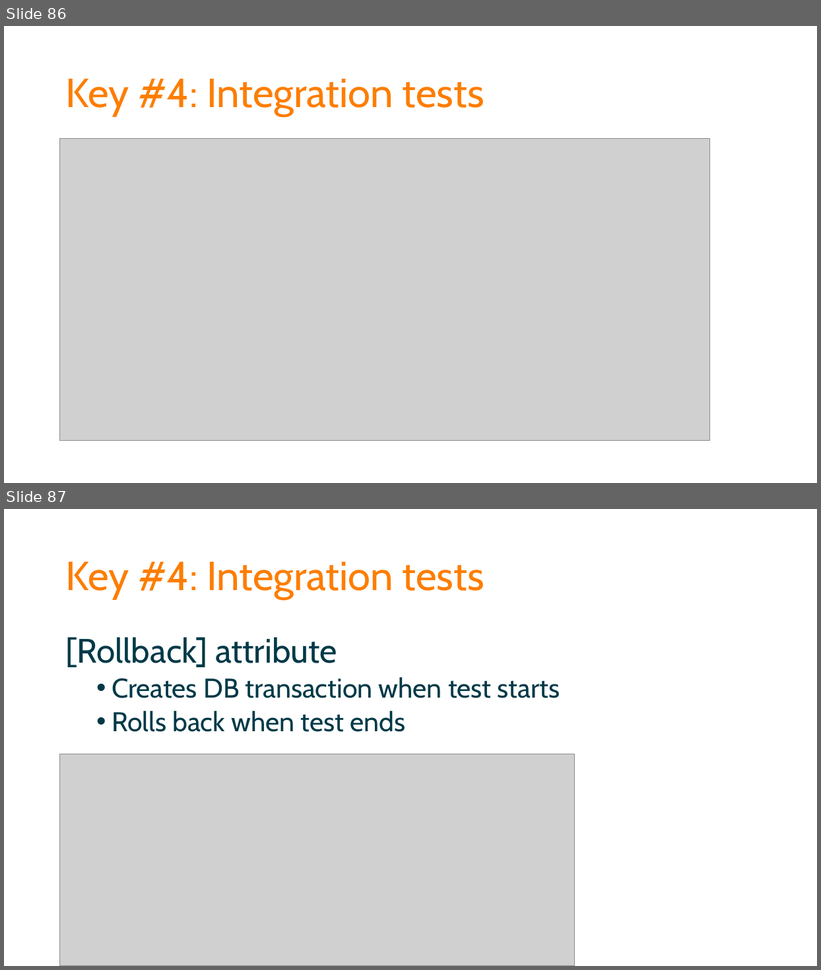
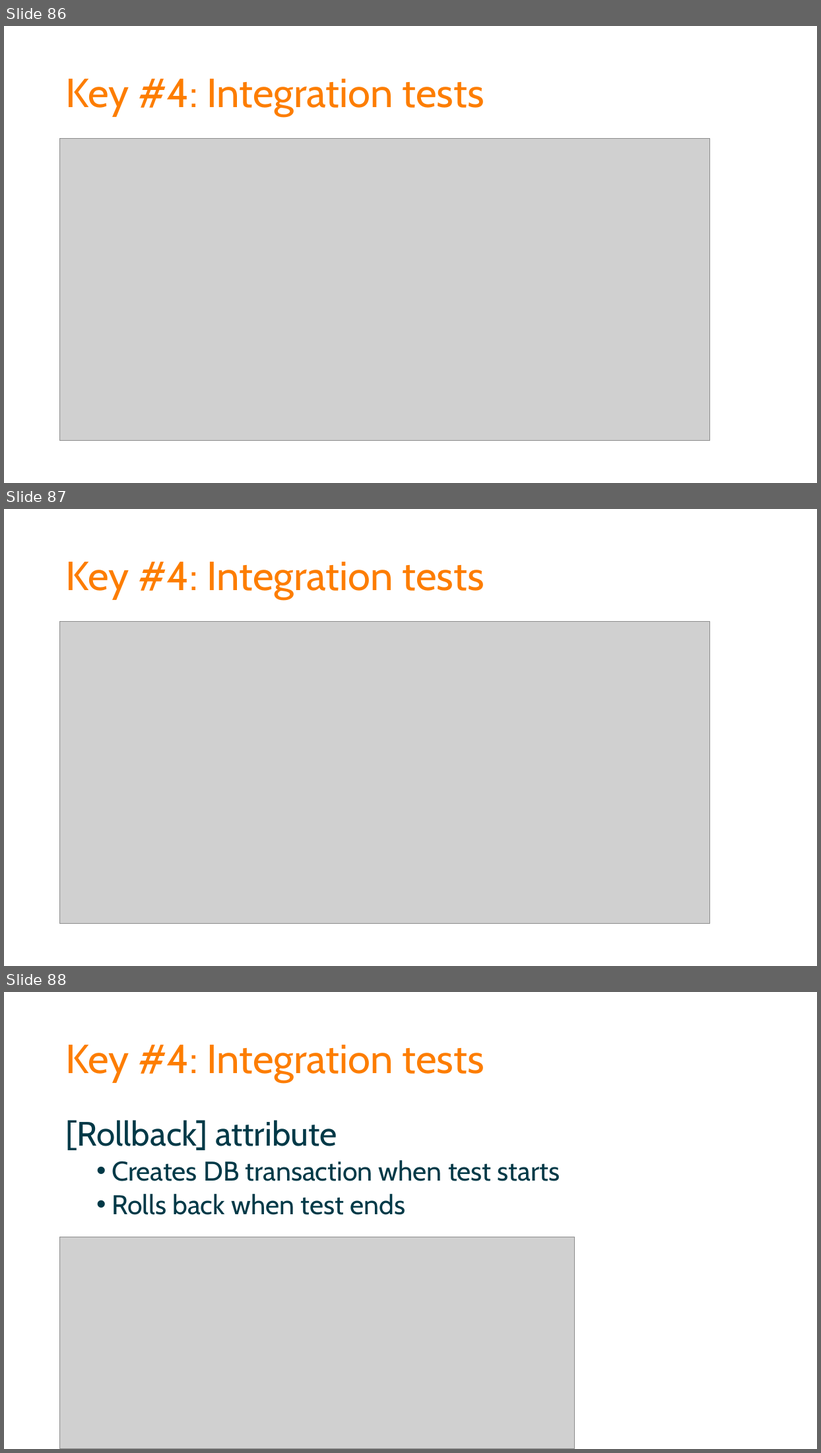
Before and after one commit to spetryjohnson/Talk-Patterns_of_Effective_Test_Setup, a slide deck: POETS - CodeMash 2017.pptx. Shown one above the other, each under a label of ours: slides 86 and 87 before the commit, slides 86, 87 and 88 after it. The pictures are 821x970 and 821x1453 pixels, drawn with LibreOffice and Linux fonts; fonts in the diff are those of the drawing; grey boxes stand for pictures. Boxes give left, top, right and bottom in pixels: in the first picture for what was removed or moved away, otherwise in the second. Text is boxed around its words. In the diff, an @@ line names an element or a change of style, - is before the commit and + after.

Commit message:
Will the edits never end?

```diff
--- a/POETS - CodeMash 2017.pptx
+++ b/POETS - CodeMash 2017.pptx
@@ slide 87 added at <box>4,509,817,966</box>, background #FFFFFF @@
@@ title added at <box>66,562,484,599</box>, 48 pt, text #FD7D00 @@
+Key #4: Integration tests
@@ picture added at <box>60,622,710,924</box> @@
@@ what was slide 87 is now slide 88 @@
```
